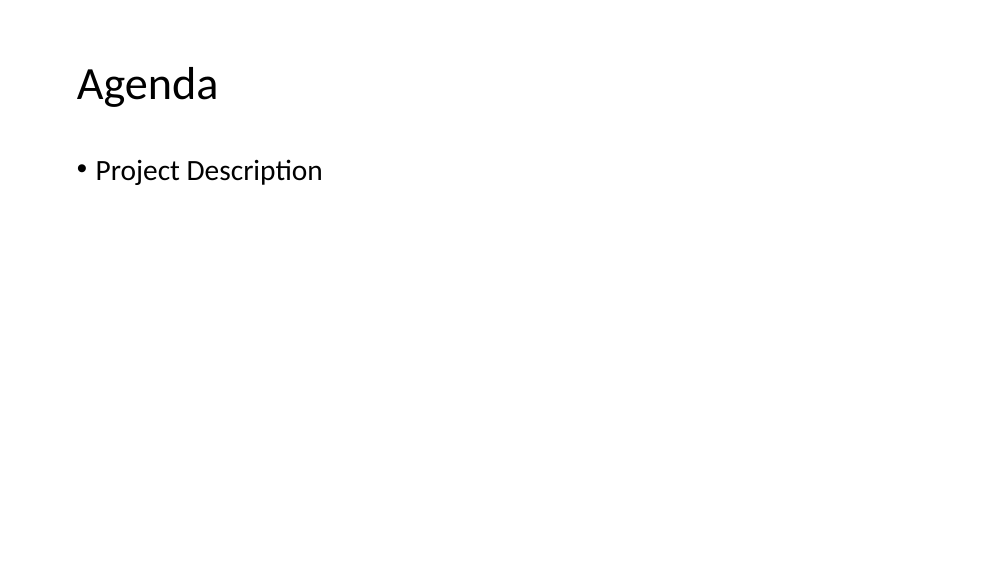
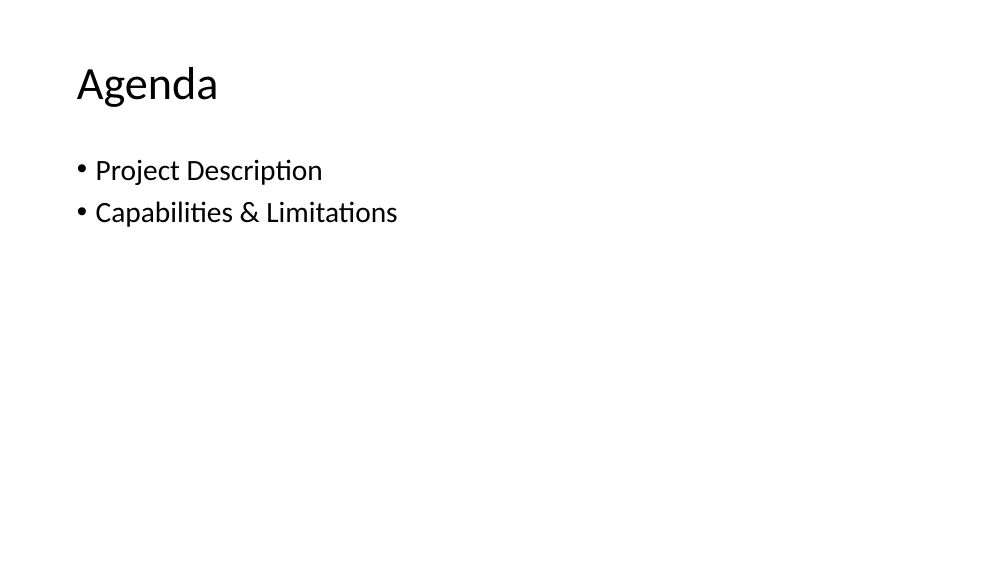
Before and after one commit to kparlak/dart-scoring-system, a slide deck: slide 2 of documentation/Dart_Scoring_System_PDR.pptx. Drawn at 1008x567 pixels with LibreOffice and Linux fonts; fonts in the diff are those of the drawing. Boxes give left, top, right and bottom in pixels: in the first picture for what was removed or moved away, otherwise in the second. Text is boxed around its words. In the diff, an @@ line names an element or a change of style, - is before the commit and + after.

```diff
--- a/documentation/Dart_Scoring_System_PDR.pptx
+++ b/documentation/Dart_Scoring_System_PDR.pptx
@@ text at (96, 201, 397, 227): paragraph added @@
+• Capabilities & Limitations
```
Also in this commit, not shown: 1 slide added.
